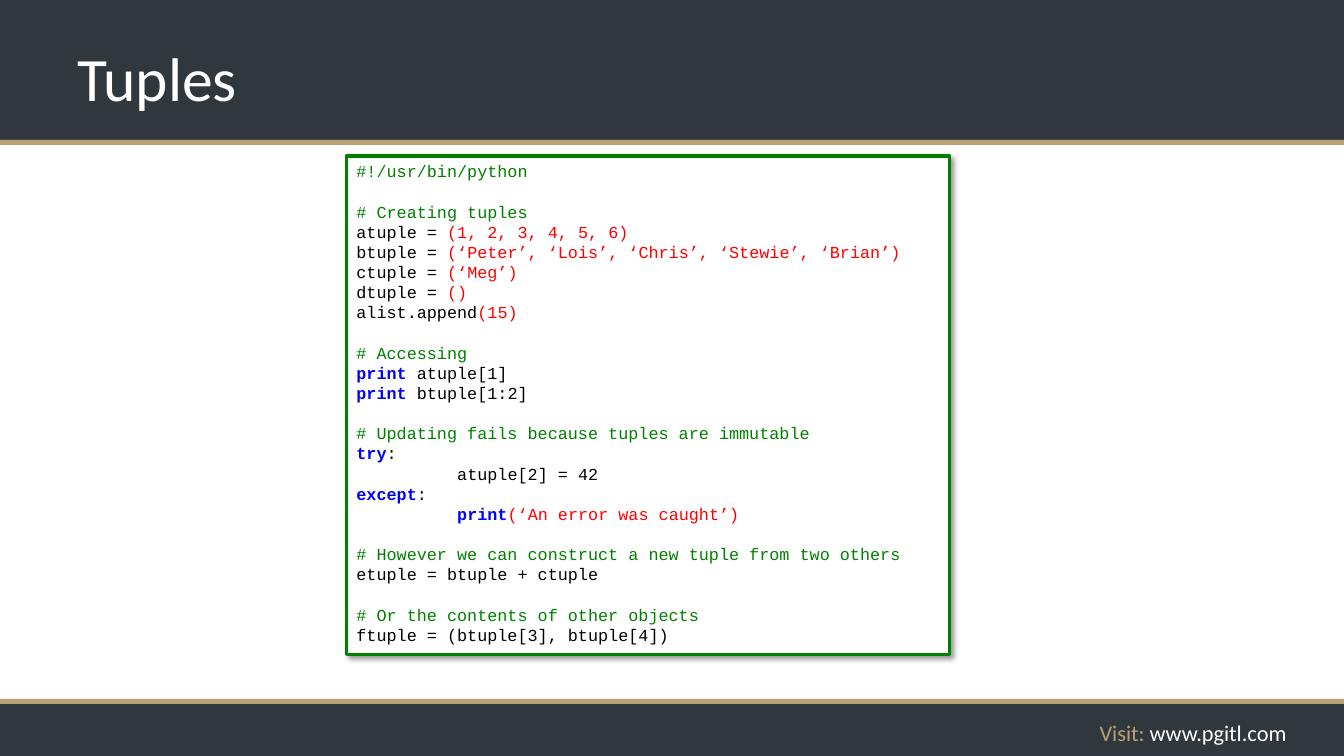
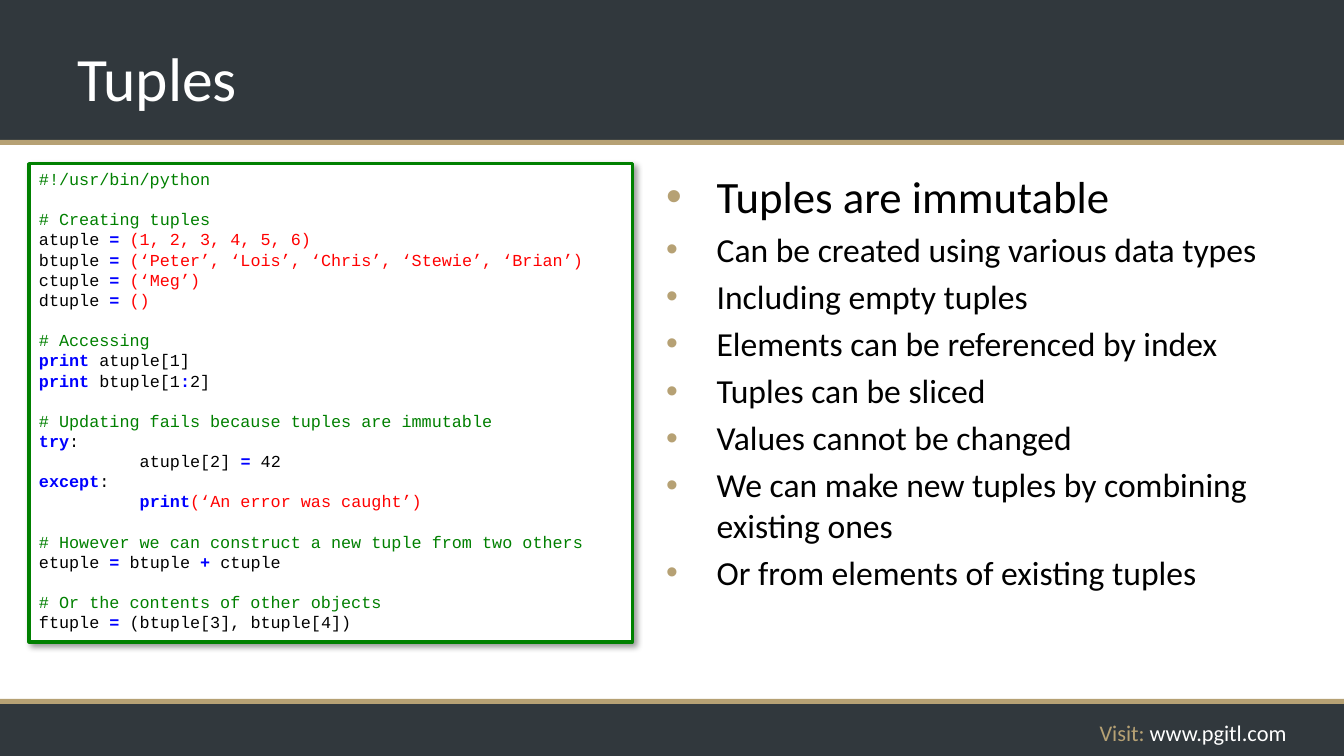
Before and after one commit to rikkouri/project-a, a slide deck: slide 82 of Programming Foundations.pptx. Drawn at 1344x756 pixels with LibreOffice and Linux fonts; fonts in the diff are those of the drawing; background and template pictures are left out. Boxes give left, top, right and bottom in pixels: in the first picture for what was removed or moved away, otherwise in the second. Text is boxed around its words. In the diff, an @@ line names an element or a change of style, - is before the commit and + after.

```diff
--- a/Programming Foundations.pptx
+++ b/Programming Foundations.pptx
@@ rectangle "#!/usr/bin/python": place and size @@
-rectangle "#!/usr/bin/python" at [347, 156, 950, 655]
+rectangle "#!/usr/bin/python" at [29, 163, 632, 642]
@@ text added at [717, 182, 1256, 591], 24 pt, text #000000 @@
+• Tuples are immutable
+• Can be created using various data types
+• Including empty tuples
+• Elements can be referenced by index
+• Tuples can be sliced
+• Values cannot be changed
+• We can make new tuples by combining existing ones
+• Or from elements of existing tuples
@@ text in rectangle at [39, 233, 583, 632]: text colour #000000 to #0000FF, bold on in "=", "=", "=", "=" and 4 more places @@
@@ text in rectangle at [356, 306, 517, 322]: paragraph removed @@
-alist.append(15)
```
Also in this commit, not shown: 6 other slides changed, 2 slides added, 1 slide removed.
